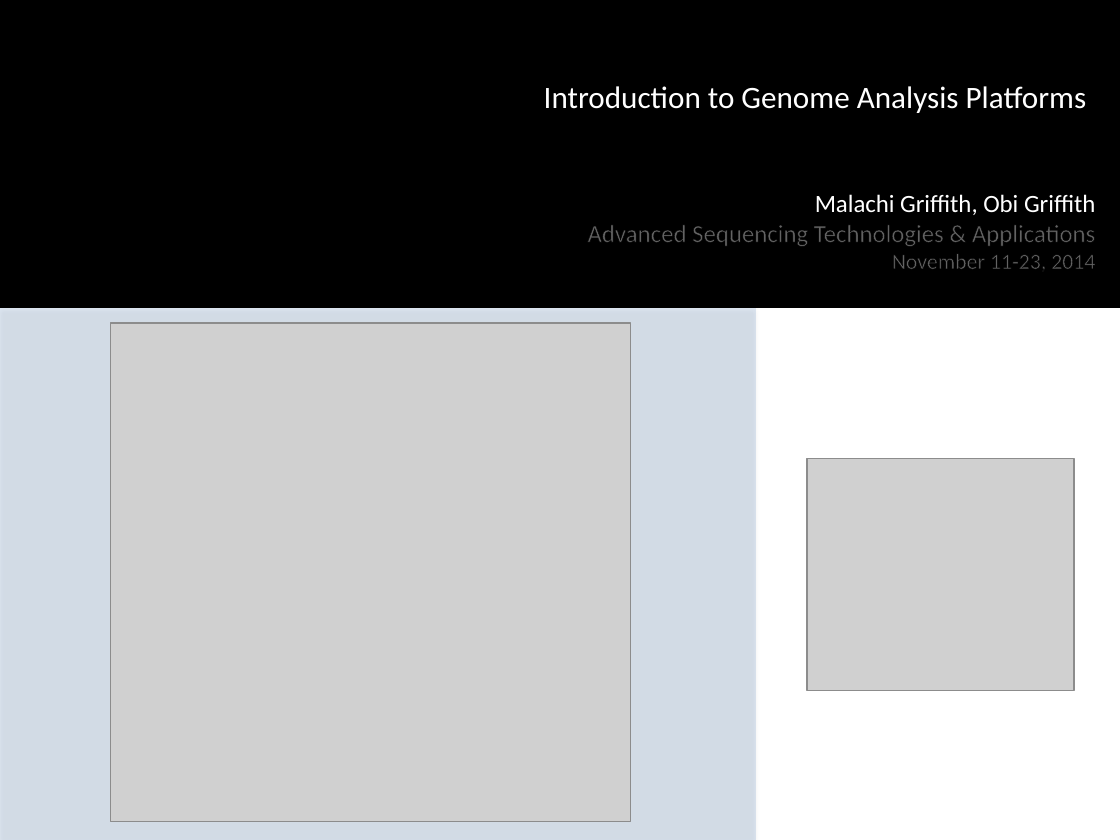
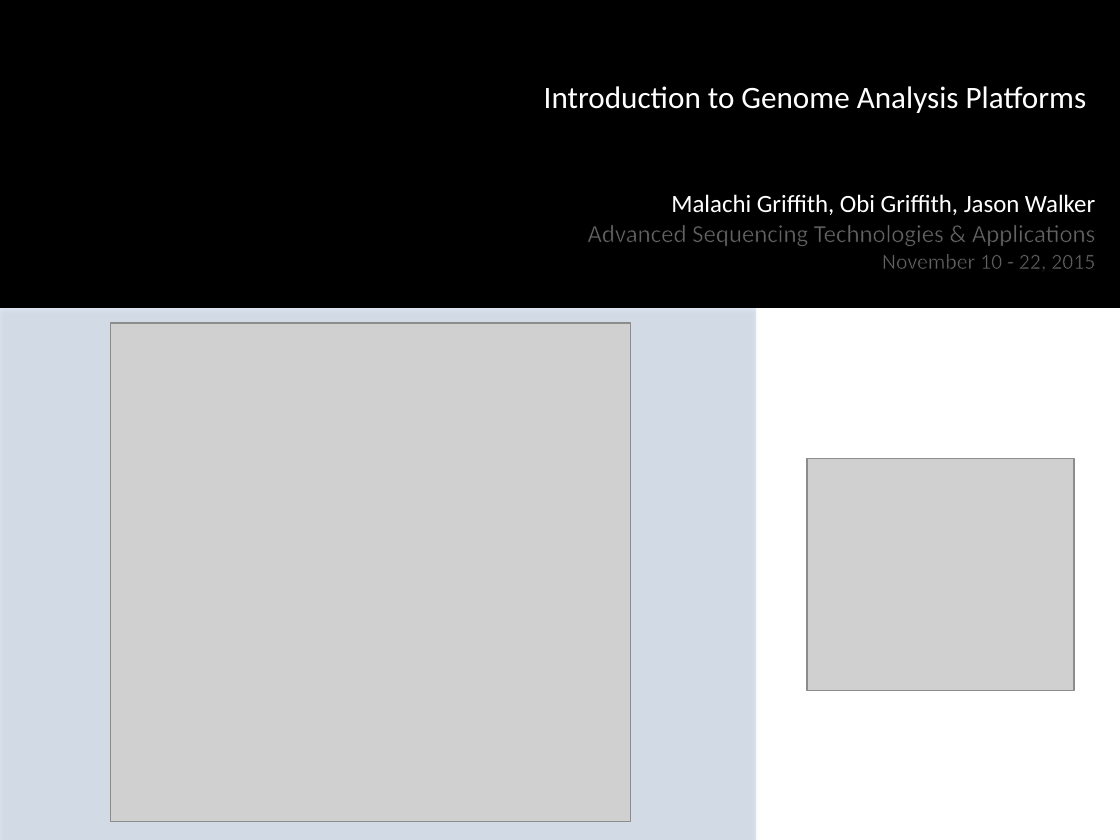
Before and after one commit to griffithlab/rnaseq_tutorial_wiki, a slide deck: slide 2 of LectureFiles/cshl/2015/GenomeAnalysisPlatforms.pptx. Drawn at 1120x840 pixels with LibreOffice and Linux fonts; fonts in the diff are those of the drawing; grey boxes stand for pictures; background and template pictures are left out. Boxes give left, top, right and bottom in pixels: in the first picture for what was removed or moved away, otherwise in the second. Text is boxed around its words. In the diff, an @@ line names an element or a change of style, - is before the commit and + after.

Commit message:
updated date

```diff
--- a/LectureFiles/cshl/2015/GenomeAnalysisPlatforms.pptx
+++ b/LectureFiles/cshl/2015/GenomeAnalysisPlatforms.pptx
@@ text at box(671, 194, 1095, 215): text changed @@
-Malachi Griffith, Obi Griffith
+Malachi Griffith, Obi Griffith, Jason Walker
@@ text at box(882, 254, 1095, 269): text changed @@
-November 11-23, 2014
+November 10 - 22, 2015
```
